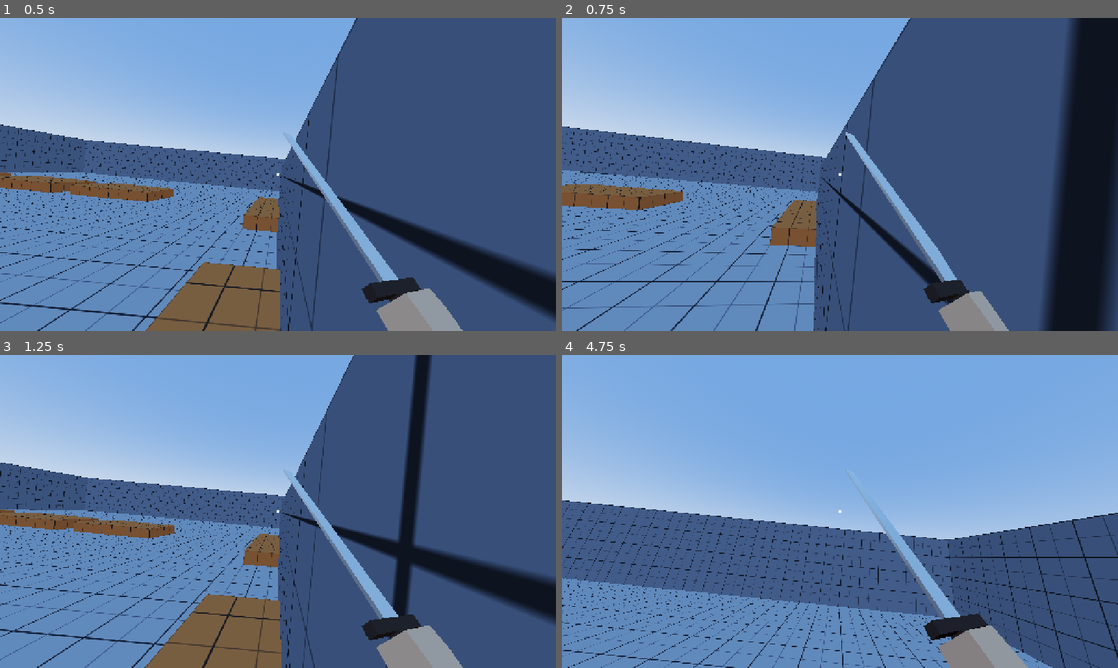
Above: before the commit, frames 1-4 (two rows, left to right).
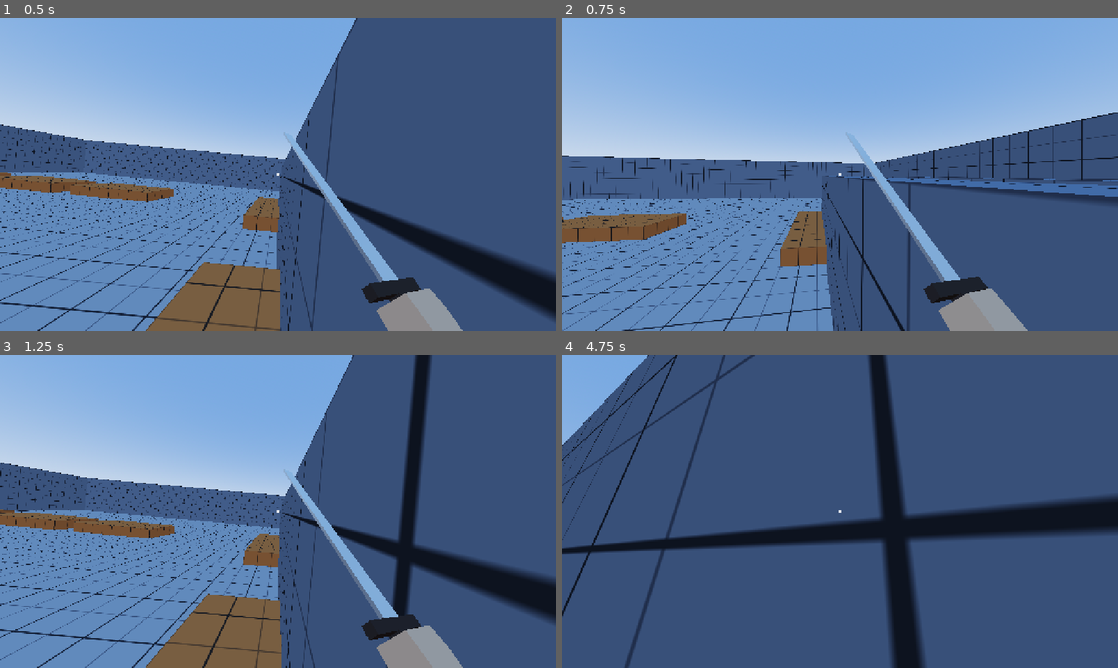
Above: after the commit, the same moments.

Repository: S70RM3892/Zuggle
Game: Godot game, scene res://tests/test_wallrun.tscn
Two runs of this game, one before a commit and one after it. Both use one fixed random seed, a clock stepped at 60 frames per second and the inputs below. This scene is started directly instead of the project's main scene.
Inputs (mouse positions are in pixels of both pictures, inside the frame that each line leads up to):
- Up to frame 1 (0.5 s): no input
- Up to frame 2 (0.75 s): tap Enter at 0.5 s; move the mouse to (867, 174) at 0.52 s; hold W (move_forward) from 0.53 s (still down); hold Space (jump) from 0.53 s (still down)
- Up to frame 3 (1.25 s): keep holding W (move_forward); keep holding Space (jump)
- Up to frame 4 (4.75 s): keep holding W (move_forward); move the mouse to (812, 511) at 1.27 s; release Space (jump) at 1.28 s; click (812, 511) at 1.35 s; tap Space (jump) at 1.52, 1.55, 1.82, 3.02, 3.05, 3.32, 4.52, 4.55 s; move the mouse to (851, 505) at 2.02 s; hold Space (jump) 2.03-2.78 s; tap Down (look_down) at 2.1 s; move the mouse to (834, 517) at 2.77 s; tap Left (look_left) at 2.85 s; move the mouse to (878, 514) at 3.52 s; hold Space (jump) 3.53-4.28 s; tap Right (look_right) at 3.6 s; move the mouse to (795, 508) at 4.27 s; tap Up (look_up) at 4.35 s

Frame 1 is identical in both runs. In frame 2, 41% of the frame differs, in the area x 0-100%, y 0-100%; in frame 3, 1.9%; in frame 4, 76%.

Commit message:
壁走り中の方向転換と壁ジャンプを追加（0.3.1-m3）
- 進む向きと逆へスティックを倒すと壁沿いに折り返し、元の速さに戻る
- 壁走り中にAで壁ジャンプ。壁から離れる向きと上へ跳び、勢いは保つ
- スティックを倒していればその向きへ跳ぶ。壁から離れる成分は必ず残す
- 壁を離れた直後もコヨーテタイムの間は壁ジャンプできる
- 壁に入る前に押したジャンプでは入った瞬間に跳ばない
- 長い壁の裏に4m離した平行な壁を追加（乗り継ぎ練習用）
- 折り返しの速さ・離れる速さ・上向き速度を調整パネルに追加

Co-Authored-By: Claude Opus 5.5 <noreply@anthropic.com>
Claude-Session: https://claude.ai/code/session_018L7ENsANBNGXXb9CNJWnSw

Diff:
--- a/scenes/main.tscn
+++ b/scenes/main.tscn
@@ -184,6 +184,12 @@
 
 [node name="RunWall" type="CSGBox3D" parent="Room"]
 transform = Transform3D(1, 0, 0, 0, 1, 0, 0, 0, 1, 0, 2.5, 18)
+use_collision = true
+size = Vector3(24, 5, 1)
+material = SubResource("mat_wall")
+
+[node name="JumpWall" type="CSGBox3D" parent="Room"]
+transform = Transform3D(1, 0, 0, 0, 1, 0, 0, 0, 1, 0, 2.5, 23)
 use_collision = true
 size = Vector3(24, 5, 1)
 material = SubResource("mat_wall")
--- a/scripts/player.gd
+++ b/scripts/player.gd
@@ -1,6 +1,6 @@
 class_name Player
 extends CharacterBody3D
-## 一人称プレイヤー。M1：走り・ジャンプ・コヨーテタイム・先行入力。M2：壁走り。M3：画面揺れ。
+## 一人称プレイヤー。M1：走り・ジャンプ・コヨーテタイム・先行入力。M2：壁走り（方向転換・壁ジャンプ）。M3：画面揺れ。
 ## 大原則：動作を切り替えても水平方向の速度を落とさない。
 
 const PITCH_LIMIT := deg_to_rad(89.0)
@@ -10,6 +10,7 @@
 const WALL_MAX_NORMAL_Y := 0.3 # 法線がこれより上下を向いていたら壁とみなさない
 const WALL_STICK := 1.0 # 壁走り中に壁へ押し付ける速度 (m/s)
 const WALL_PUSH_OFF := 1.0 # 時間切れで壁から離れるときの速度 (m/s)
+const WALL_JUMP_MIN_OUT := 0.35 # スティックで向きを決めても、壁から離れる成分はこれ以上残す
 const WORLD_LAYER := 1 # 壁走りの対象にする層。ダミー（層2）では壁走りしない
 
 ## falseの間は入力を読まない（デバッグUIを開いているときなど）
@@ -23,7 +24,10 @@
 
 var _wallrunning := false
 var _wallrun_time := 0.0
-var _wallrun_speed := 0.0
+var _wallrun_speed := 0.0 # 進入時の速さ。方向転換しても最後はこの速さに戻す
+var _wall_along := 0.0 # 壁沿いの速度（_wall_dir向きが正）。方向転換の途中で負になったら向きを入れ替える
+var _wall_coyote_timer := 0.0 # 壁から離れた直後も少しの間は壁ジャンプできる
+var _last_wall_normal := Vector3.ZERO
 var _wall_normal := Vector3.ZERO
 var _wall_dir := Vector3.ZERO # 壁に沿って進む向き（水平・単位ベクトル）
 var _blocked_wall_normal := Vector3.ZERO # 着地するまで同じ壁には入り直さない
@@ -58,6 +62,8 @@
 	_update_timers(delta)
 	if _wallrunning:
 		_apply_wallrun(delta)
+		if _jump_buffer_timer > 0.0:
+			_wall_jump(_wall_normal)
 	else:
 		_apply_gravity(delta)
 		_try_jump()
@@ -80,6 +86,7 @@
 	head.rotation = Vector3.ZERO
 	_wallrunning = false
 	_blocked_wall_normal = Vector3.ZERO
+	_wall_coyote_timer = 0.0
 	_trauma = 0.0
 
 
@@ -125,6 +132,7 @@
 		_blocked_wall_normal = Vector3.ZERO
 	else:
 		_coyote_timer -= delta
+	_wall_coyote_timer -= delta
 	if input_enabled and Input.is_action_just_pressed("jump"):
 		_jump_buffer_timer = Tuning.jump_buffer
 	else:
@@ -147,6 +155,8 @@
 		_jump_buffer_timer = 0.0
 		_coyote_timer = 0.0
 		_rising_from_jump = true
+	elif _jump_buffer_timer > 0.0 and _wall_coyote_timer > 0.0:
+		_wall_jump(_last_wall_normal)
 
 
 func _apply_jump_cut() -> void:
@@ -200,15 +210,26 @@
 	_wallrunning = true
 	_wallrun_time = 0.0
 	_wallrun_speed = speed # 進入時の速さを、向きだけ壁沿いに変えて保つ
+	_wall_along = speed
 	_wall_normal = n
 	_wall_dir = _along_wall(n, dir)
 	_rising_from_jump = false
+	# 壁に入る前に押したジャンプで、入った瞬間に壁ジャンプしないようにする
+	_jump_buffer_timer = 0.0
 	velocity.y = Tuning.wallrun_up_speed
 
 
 func _apply_wallrun(delta: float) -> void:
 	_wallrun_time += delta
-	var h := _wall_dir * _wallrun_speed - _wall_normal * WALL_STICK
+	# 方向転換：進む向きと逆へスティックを倒すと、壁沿いに減速して折り返す。折り返した後は元の速さまで戻す
+	var target := _wallrun_speed
+	if _input_direction().dot(_wall_dir) < -0.5:
+		target = -_wallrun_speed
+	_wall_along = move_toward(_wall_along, target, Tuning.wallrun_turn_accel * delta)
+	if _wall_along < 0.0:
+		_wall_dir = -_wall_dir
+		_wall_along = -_wall_along
+	var h := _wall_dir * _wall_along - _wall_normal * WALL_STICK
 	velocity.x = h.x
 	velocity.z = h.z
 	velocity.y -= Tuning.gravity * Tuning.wallrun_gravity_mult * delta
@@ -224,7 +245,7 @@
 	elif _input_direction().dot(_wall_normal) > 0.5:
 		# 壁と反対へスティックを倒したら離れる
 		_end_wallrun()
-	elif horizontal_speed() < _wallrun_speed * 0.5:
+	elif _wall_along > 1.0 and horizontal_speed() < _wall_along * 0.5:
 		# 前の障害物にぶつかって止められた。速さは戻さない
 		_wallrunning = false
 		_blocked_wall_normal = _wall_normal
@@ -243,9 +264,31 @@
 func _end_wallrun() -> void:
 	_wallrunning = false
 	_blocked_wall_normal = _wall_normal
-	var h := _wall_dir * _wallrun_speed
+	_last_wall_normal = _wall_normal
+	_wall_coyote_timer = Tuning.coyote_time
+	var h := _wall_dir * _wall_along
 	velocity.x = h.x
 	velocity.z = h.z
+
+
+## 壁ジャンプ：壁から離れる向きと上へ跳ぶ。スティックを倒していればその向きへ跳び、速さは落とさない。
+func _wall_jump(n: Vector3) -> void:
+	var h := _wall_dir * _wall_along if _wallrunning else Vector3(velocity.x, 0.0, velocity.z)
+	var out := h + n * Tuning.wall_jump_push
+	var input := _input_direction()
+	if input.length() > 0.1:
+		# 壁へ向かう分は取り除き、必ず壁から離れる成分を残す
+		var d := input.normalized()
+		var side := d - n * d.dot(n)
+		d = (side + n * maxf(d.dot(n), WALL_JUMP_MIN_OUT)).normalized()
+		out = d * out.length()
+	velocity = Vector3(out.x, Tuning.wall_jump_up, out.z)
+	_wallrunning = false
+	_blocked_wall_normal = n
+	_wall_coyote_timer = 0.0
+	_coyote_timer = 0.0
+	_jump_buffer_timer = 0.0
+	_rising_from_jump = true
 
 
 ## 進行方向の左右にある壁の法線（水平・単位ベクトル）。なければZERO。
--- a/scripts/tuning.gd
+++ b/scripts/tuning.gd
@@ -27,6 +27,9 @@
 	["wallrun_up_speed", "壁走り開始時の上向き速度 (m/s)", 0.0, 8.0, 0.1],
 	["wallrun_gravity_mult", "壁走り中の重力倍率", 0.0, 1.0, 0.01],
 	["wallrun_tilt", "壁走り中のカメラの傾き (度, 0でオフ)", 0.0, 20.0, 0.5],
+	["wallrun_turn_accel", "壁走りの折り返しの速さ (m/s²)", 5.0, 200.0, 1.0],
+	["wall_jump_push", "壁ジャンプの離れる速さ (m/s)", 0.0, 15.0, 0.1],
+	["wall_jump_up", "壁ジャンプの上向き速度 (m/s)", 0.0, 15.0, 0.1],
 	["attack_buffer", "攻撃の先行入力 (秒)", 0.0, 0.3, 0.01],
 	["attack_windup", "攻撃の振りかぶり (秒)", 0.0, 0.3, 0.01],
 	["attack_active", "攻撃の判定時間 (秒)", 0.02, 0.3, 0.01],
@@ -71,6 +74,9 @@
 var wallrun_up_speed := 2.0
 var wallrun_gravity_mult := 0.25
 var wallrun_tilt := 6.0 # 一人称では酔いに直結するので控えめ
+var wallrun_turn_accel := 40.0 # 8 m/sなら約0.4秒で折り返す
+var wall_jump_push := 5.0
+var wall_jump_up := 6.0
 var attack_buffer := 0.12
 var attack_windup := 0.05
 var attack_active := 0.10
--- a/tests/test_wallrun.gd
+++ b/tests/test_wallrun.gd
@@ -30,6 +30,12 @@
 	await _test_stick_away_detaches()
 	await _test_jump_into_wall()
 	await _test_course()
+	await _test_turn_around()
+	await _test_wall_jump()
+	await _test_wall_jump_steer()
+	await _test_wall_jump_to_opposite_wall()
+	await _test_early_press_does_not_jump_off()
+	await _test_wall_coyote()
 	print("\n%s" % ("ALL PASSED" if _failures == 0 else "%d FAILED" % _failures))
 	get_tree().quit(1 if _failures > 0 else 0)
 
@@ -194,3 +200,116 @@
 	var pos := _player.global_position
 	_check(_player.is_on_floor() and pos.x > 3.0 and pos.y > 1.5, "EndPadに着地 (%.2f, %.2f)" % [pos.x, pos.y])
 	_release_all()
+
+
+func _press_jump() -> void:
+	Input.action_press("jump")
+	await _frames(2)
+
+
+func _test_turn_around() -> void:
+	print("壁走り中の方向転換")
+	await _launch(Vector3(-2, 3, WALL_SIDE_Z), Vector3(8, 0, 0))
+	await _frames(3)
+	_check(_player.is_wall_running(), "入る")
+	# yaw -90度では、後ろ(move_back)が-X＝進む向きと逆
+	Input.action_press("move_back")
+	var reversed := false
+	for i in int(0.8 / DT):
+		await get_tree().physics_frame
+		if _player.velocity.x < -7.9:
+			reversed = true
+			break
+	Input.action_release("move_back")
+	_check(reversed, "逆へ倒すと折り返す")
+	_check(_player.is_wall_running(), "折り返しても壁走りが続く")
+	_check(absf(_player.horizontal_speed() - 8.0) < 0.1, "折り返した後は元の速さに戻る (%.2f)" % _player.horizontal_speed())
+
+
+func _test_wall_jump() -> void:
+	print("壁ジャンプ")
+	await _launch(Vector3(-10, 3, WALL_SIDE_Z), Vector3(8, 0, 0))
+	await _frames(10)
+	_check(_player.is_wall_running(), "入る")
+	await _press_jump()
+	_check(not _player.is_wall_running(), "壁から離れる")
+	_check(_player.velocity.y > Tuning.wall_jump_up * 0.9, "上へ跳ぶ (vy %.2f)" % _player.velocity.y)
+	_check(_player.velocity.z < -Tuning.wall_jump_push * 0.9, "壁と反対(-Z)へ跳ぶ (vz %.2f)" % _player.velocity.z)
+	_check(_player.velocity.x > 7.9, "壁沿いの勢いを保つ (vx %.2f)" % _player.velocity.x)
+	Input.action_release("jump")
+	await _frames(int(0.3 / DT))
+	_check(not _player.is_wall_running(), "同じ壁にすぐ貼り付かない")
+
+
+func _test_wall_jump_steer() -> void:
+	print("スティックの向きへ壁ジャンプ")
+	await _launch(Vector3(-2, 3, WALL_SIDE_Z), Vector3(8, 0, 0))
+	await _frames(10)
+	var before := Vector3(_player.velocity.x, 0, _player.velocity.z).length()
+	# 後ろ(-X)へ倒したまま跳ぶ。折り返しが始まる前に跳ぶ
+	Input.action_press("move_back")
+	await _press_jump()
+	var h := Vector3(_player.velocity.x, 0, _player.velocity.z)
+	_check(h.x < -1.0 and h.z < 0.0, "倒した向き（後ろ）へ跳ぶ (%.2f, %.2f)" % [h.x, h.z])
+	_check(h.length() >= before - 0.1, "速さを落とさない (%.2f → %.2f)" % [before, h.length()])
+	_release_all()
+	# 壁へ向けて倒しても、壁から離れる成分は残る
+	await _launch(Vector3(-2, 3, WALL_SIDE_Z), Vector3(8, 0, 0))
+	await _frames(10)
+	Input.action_press("move_right") # yaw -90度では右が+Z＝壁の方
+	await _press_jump()
+	_check(_player.velocity.z < -0.5, "壁に向けて倒しても壁から離れる (vz %.2f)" % _player.velocity.z)
+	_release_all()
+
+
+func _test_wall_jump_to_opposite_wall() -> void:
+	print("壁ジャンプで向かいの壁へ乗り継ぐ")
+	# RunWallの裏側（面はz=18.5）とJumpWall（面はz=22.5）の間は4m。裏側の面に沿って走らせる
+	await _launch(Vector3(-10, 4, 18.5 + 0.35 + 0.05), Vector3(8, 0, 0))
+	await _frames(10)
+	_check(_player.is_wall_running(), "入る")
+	# 前と右（+Z＝向かいの壁の方）の斜めに倒して跳ぶ。真横に跳ぶと正面衝突になり壁走りしない
+	Input.action_press("move_forward")
+	Input.action_press("move_right")
+	await _press_jump()
+	Input.action_release("jump")
+	var ran := false
+	for i in int(2.0 / DT):
+		await get_tree().physics_frame
+		if _player.is_wall_running():
+			ran = true
+			break
+	_check(ran and _player.global_position.z > 21.0, "向かいの壁で壁走りに入る (z %.2f)" % _player.global_position.z)
+	_release_all()
+
+
+func _test_early_press_does_not_jump_off() -> void:
+	print("壁に入る直前の押しでは跳ばない")
+	# 壁を検知する距離（体の表面から0.5m）の少し外から斜めに寄せ、押してから数フレーム後、
+	# 先行入力の受付時間の内側で壁に入るようにする
+	await _launch(Vector3(-10, 3, WALL_SIDE_Z - 0.6), Vector3(8, 0, 3))
+	Input.action_press("jump") # 入る前に押して、押しっぱなし
+	await _frames(int(0.2 / DT))
+	_check(_player.is_wall_running(), "壁走りが続く")
+	_release_all()
+
+
+func _test_wall_coyote() -> void:
+	print("壁を離れた直後の壁ジャンプ")
+	await _launch(Vector3(-10, 3, WALL_SIDE_Z), Vector3(8, 0, 0))
+	await _frames(10)
+	Input.action_press("move_left") # 壁から離れる
+	await _frames(3)
+	_check(not _player.is_wall_running(), "離れる")
+	Input.action_release("move_left")
+	await _press_jump()
+	_check(_player.velocity.y > Tuning.wall_jump_up * 0.9, "離れた直後なら壁ジャンプできる (vy %.2f)" % _player.velocity.y)
+	_release_all()
+	await _launch(Vector3(-10, 3, WALL_SIDE_Z), Vector3(8, 0, 0))
+	await _frames(10)
+	Input.action_press("move_left")
+	await _frames(int(Tuning.coyote_time / DT) + 6)
+	Input.action_release("move_left")
+	await _press_jump()
+	_check(_player.velocity.y < 0.0, "時間を過ぎたら跳べない (vy %.2f)" % _player.velocity.y)
+	_release_all()
Not shown, changed: export_presets.cfg
Not shown, changed: README.md
